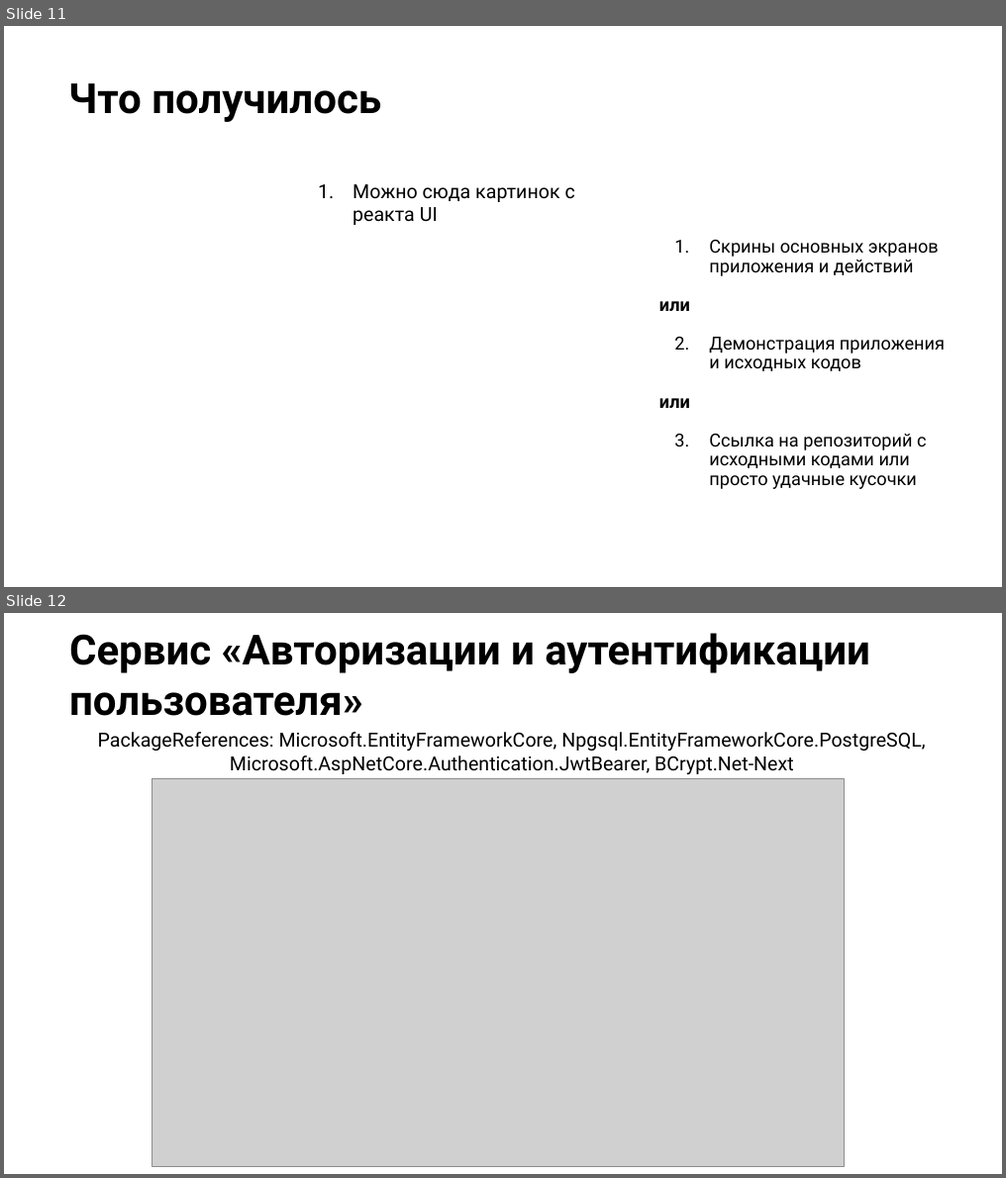
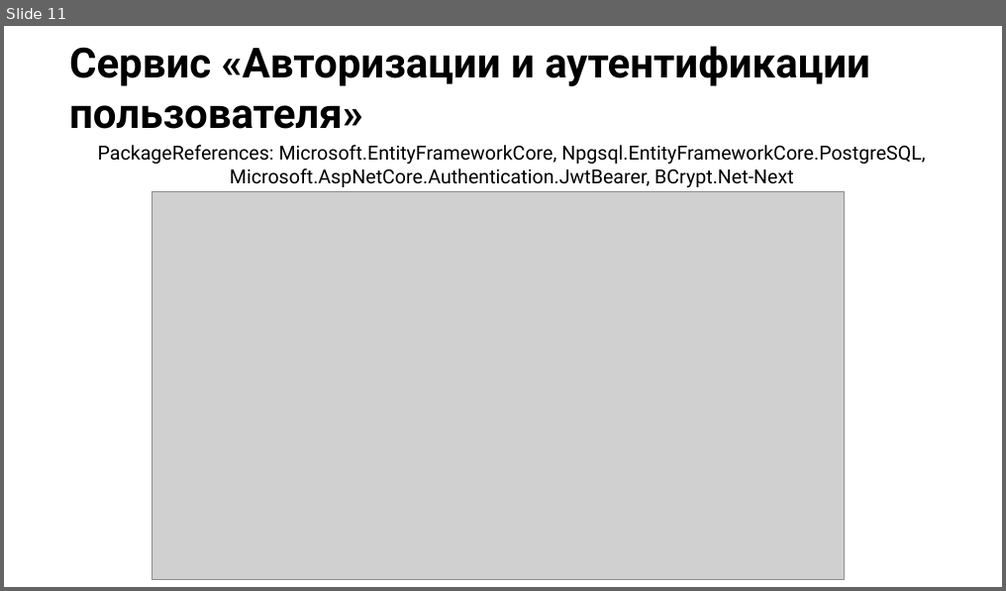
Before and after one commit to Alex5X55/PDD.NET, a slide deck: Презентация PDD_NET_16_9_Защита_проекта_синяя.pptx. Shown one above the other, each under a label of ours: slides 11 and 12 before the commit, slide 11 after it. The pictures are 1006x1178 and 1006x591 pixels, drawn with LibreOffice and Linux fonts; fonts in the diff are those of the drawing; grey boxes stand for pictures; background and template pictures are left out. Boxes give left, top, right and bottom in pixels: in the first picture for what was removed or moved away, otherwise in the second. Text is boxed around its words. In the diff, an @@ line names an element or a change of style, - is before the commit and + after.

```diff
--- a/Презентация PDD_NET_16_9_Защита_проекта_синяя.pptx
+++ b/Презентация PDD_NET_16_9_Защита_проекта_синяя.pptx
@@ slide 11 removed at [4,26,1002,587], background picture (left out) @@
@@ title removed at [68,83,381,122] @@
-Что получилось
@@ text removed at [352,184,575,225] @@
-1. Можно сюда картинок с реакта UI
@@ text removed at [659,240,944,489] @@
-1. Скрины основных экранов приложения и действий
-или
-1. Демонстрация приложения и исходных кодов
-или
-1. Ссылка на репозиторий с исходными кодами или просто удачные кусочки
@@ what was slide 12 is now slide 11 @@
```
Also in this commit, not shown: 3 slides changed.
